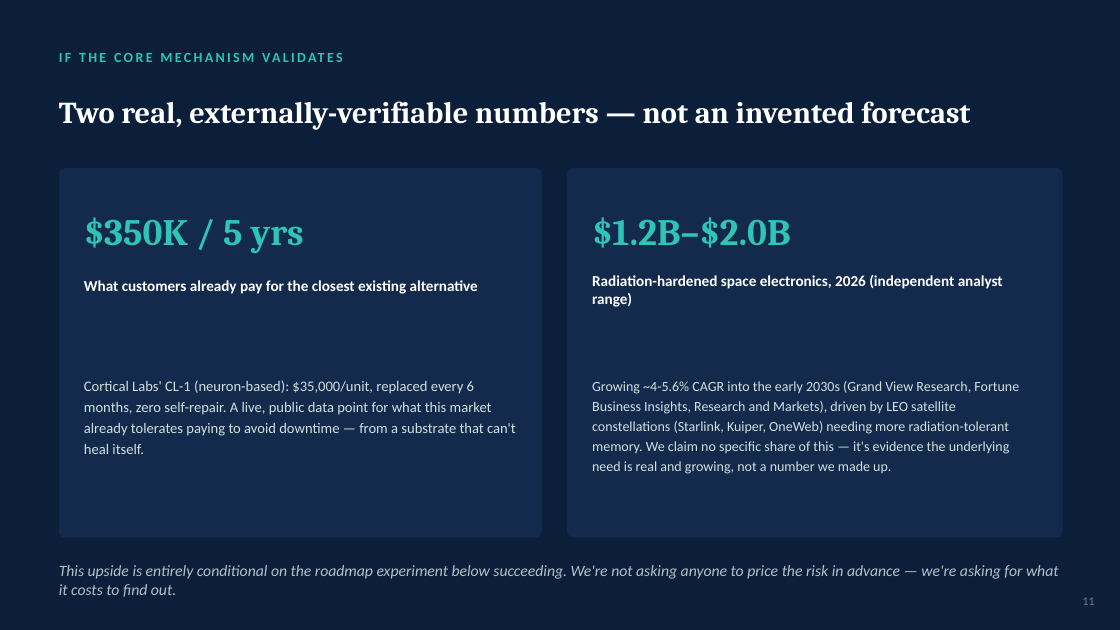
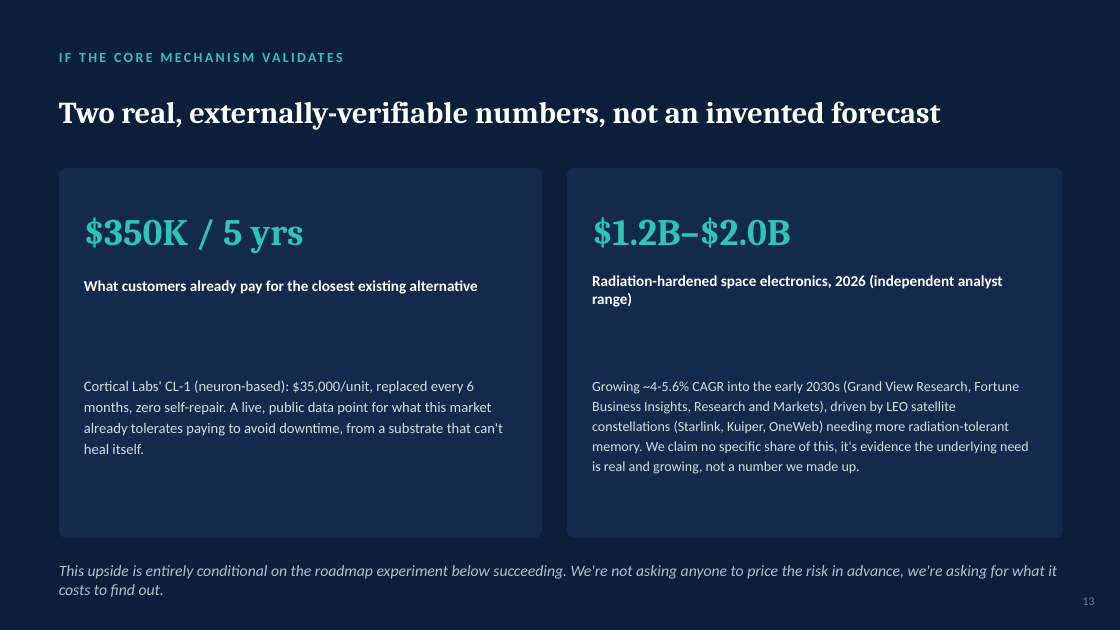
Before and after one commit to rewired89/Acheron, a slide deck: slide 13 of docs/pitch/Acheron_Pitch_Deck.pptx (slide 11 before the commit). Drawn at 1120x630 pixels with LibreOffice and Linux fonts; fonts in the diff are those of the drawing. Boxes give left, top, right and bottom in pixels: in the first picture for what was removed or moved away, otherwise in the second. Text is boxed around its words. In the diff, an @@ line names an element or a change of style, - is before the commit and + after.

```diff
--- a/docs/pitch/Acheron_Pitch_Deck.pptx
+++ b/docs/pitch/Acheron_Pitch_Deck.pptx
@@ text at (59, 101, 940, 130): text changed @@
-Two real, externally-verifiable numbers — not an invented forecast
+Two real, externally-verifiable numbers, not an invented forecast
@@ text at (84, 380, 503, 454): text changed @@
-Cortical Labs' CL-1 (neuron-based): $35,000/unit, replaced every 6 months, zero self-repair. A live, public data point for what this market already tolerates paying to avoid downtime — from a substrate that can't heal itself.
+Cortical Labs' CL-1 (neuron-based): $35,000/unit, replaced every 6 months, zero self-repair. A live, public data point for what this market already tolerates paying to avoid downtime, from a substrate that can't heal itself.
@@ text at (592, 381, 1029, 474): text changed @@
-Growing ~4-5.6% CAGR into the early 2030s (Grand View Research, Fortune Business Insights, Research and Markets), driven by LEO satellite constellations (Starlink, Kuiper, OneWeb) needing more radiation-tolerant memory. We claim no specific share of this — it's evidence the underlying need is real and growing, not a number we made up.
+Growing ~4-5.6% CAGR into the early 2030s (Grand View Research, Fortune Business Insights, Research and Markets), driven by LEO satellite constellations (Starlink, Kuiper, OneWeb) needing more radiation-tolerant memory. We claim no specific share of this, it's evidence the underlying need is real and growing, not a number we made up.
@@ text at (59, 565, 1057, 597): text changed @@
-This upside is entirely conditional on the roadmap experiment below succeeding. We're not asking anyone to price the risk in advance — we're asking for what it costs to find out.
+This upside is entirely conditional on the roadmap experiment below succeeding. We're not asking anyone to price the risk in advance, we're asking for what it costs to find out.
@@ text at (1083, 597, 1095, 605): text changed @@
-11
+13
```
Also in this commit, not shown: 13 other slides changed, 2 slides added, 3 other files.
